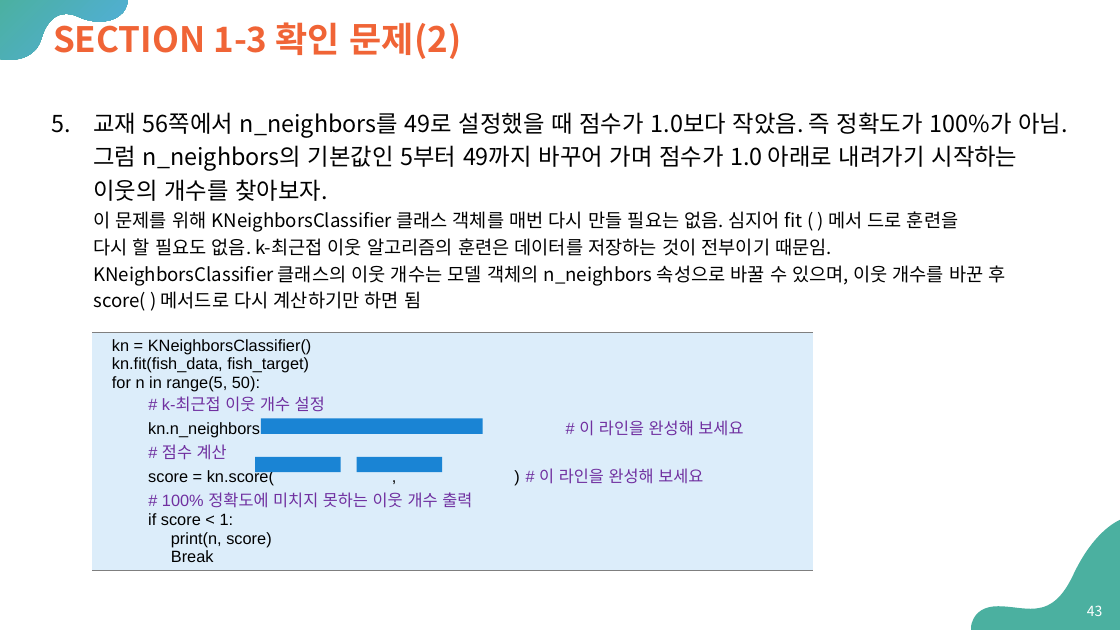
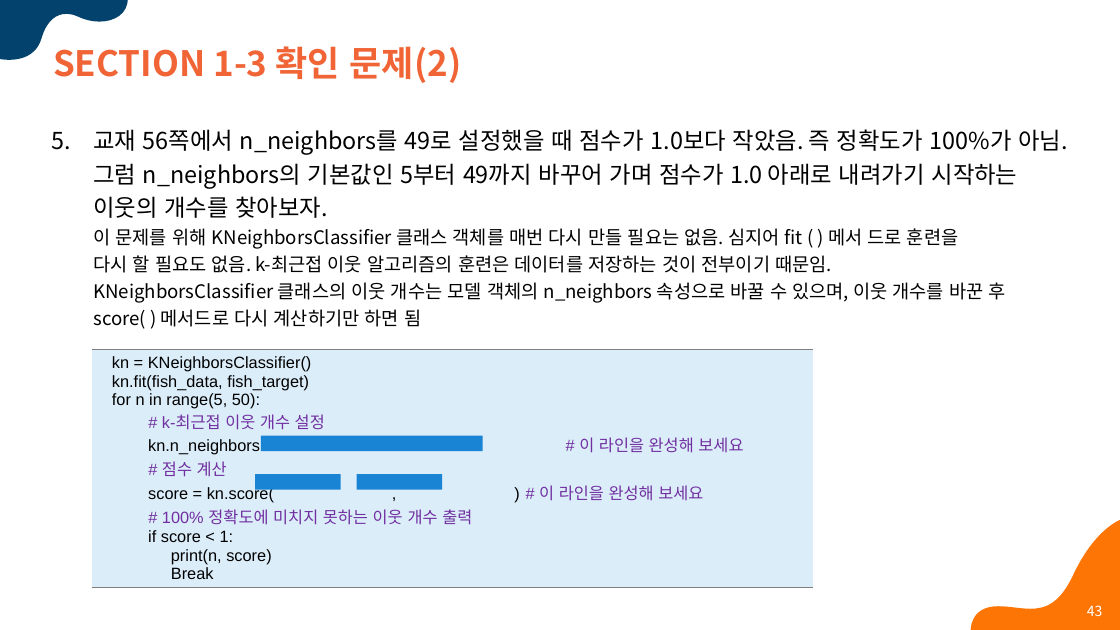
Before and after one commit to Sangdon-Park/Sangdon-Park.github.io, a slide deck: slide 43 of data/인공지능/01-인공지능개요.pptx. Drawn at 1120x630 pixels with LibreOffice and Linux fonts; fonts in the diff are those of the drawing. Boxes give left, top, right and bottom in pixels: in the first picture for what was removed or moved away, otherwise in the second. Text is boxed around its words. In the diff, an @@ line names an element or a change of style, - is before the commit and + after.

```diff
--- a/data/인공지능/01-인공지능개요.pptx
+++ b/data/인공지능/01-인공지능개요.pptx
@@ freeform shape at (0,0,128,60): fill gradient #4BB0A0 to #52AEE1 to #03426C @@
@@ title "SECTION 1-3 확인 문제(2)" rewrapped from (53,16,462,59) to (53,46,462,83) @@
@@ table: place and size @@
-table at (92,333,813,566)
+table at (92,350,813,583)
@@ 3 rectangles, 1 text: place and size @@
-3 rectangles, 1 text at (93,112,1068,472)
+3 rectangles, 1 text at (93,129,1068,490)
@@ freeform shape at (970,519,1120,630): fill #4BB0A0 to #FD7605 @@
```
Also in this commit, not shown: 42 other slides changed, 26 other files.
